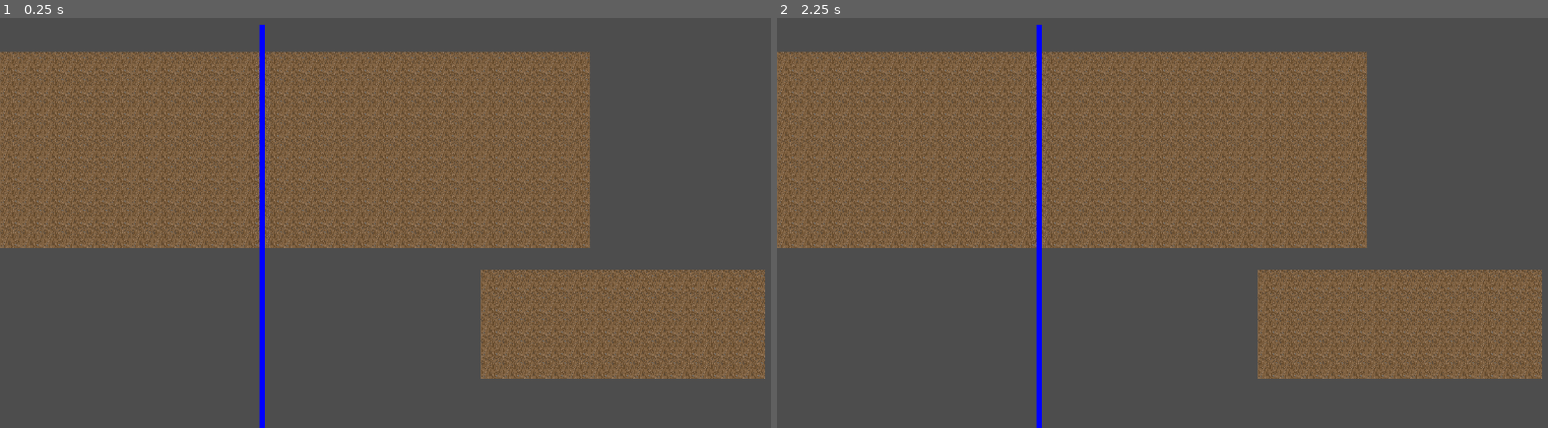
Above: before the commit, frames 1-2 (left to right).
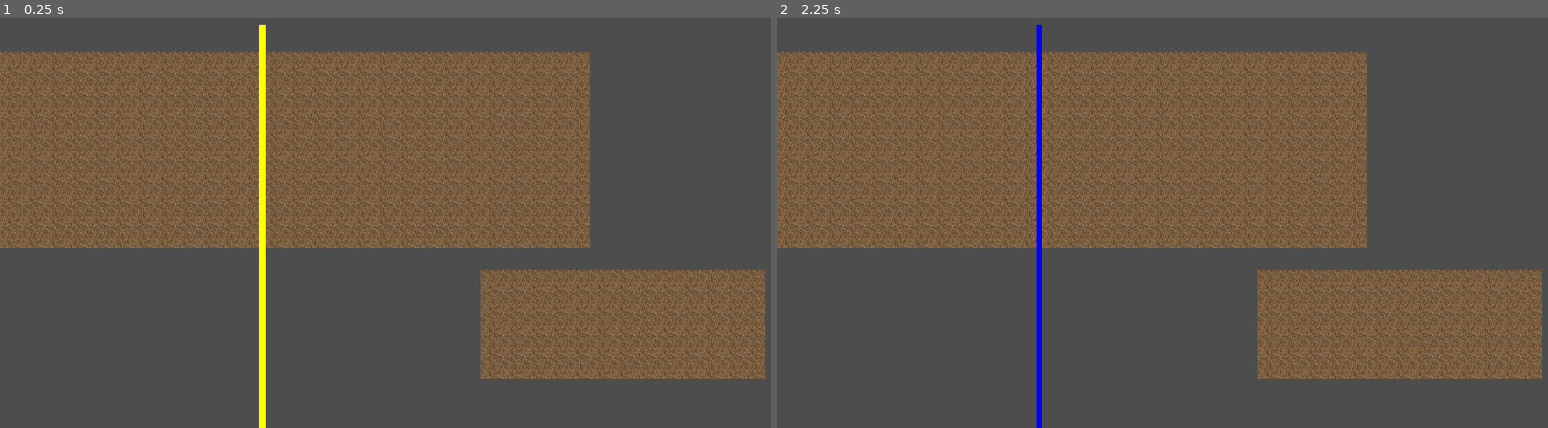
Above: after the commit, the same moments.

Repository: ProgrammingLogic/water-testing
Game: Godot game, scene res://game.tscn
Same seed, same stepped clock (60 frames per second), same inputs: the game is played once before the commit and once after it.
Inputs (mouse positions are in pixels of both pictures, inside the frame that each line leads up to):
- Up to frame 1 (0.25 s): no input
- Up to frame 2 (2.25 s): tap Enter at 0.5, 2 s; move the mouse to (1339, 186) at 0.52 s; tap Space at 1.25 s; move the mouse to (1016, 231) at 1.27 s; move the mouse to (1247, 108) at 2.02 s

The runs differ from the first frame. In frame 1, 0.9% of the frame differs, in the area x 33-35%, y 1-100%; in frame 2, nothing differs.

Commit message:
fix: begin fixing memory leak with water

Diff:
--- a/water_line.gd
+++ b/water_line.gd
@@ -39,14 +39,78 @@
 		if can_flow_down():
 			add_point_below()
 
-		elif can_flow_horizontal():
-			add_left_point()
+		#elif can_flow_horizontal():
+			#add_left_point()
+			#break
 			#add_right_point()
 
 		else:
 			break
 
-
+#region Translations -> Methods to translate the WaterLine's points.
+## Get the point's position translated to the center of the tile map
+##
+## Input:
+## - point: Vector2 -> The global position of the point to translate.
+##
+## Output
+## - translated_point: Vector2 -> The point centered on it's position in the
+##	tile map
+func translate_to_cell_center(point: Vector2) -> Vector2:
+	var tile_map = Game.tile_map
+	var tile_size = tile_map.tile_set.size
+
+	var cell_cordinates = floor(point / tile_size)
+	var cell_position = cell_cordinates * tile_size
+
+	var translated_point = cell_position + tile_size / 2
+
+	return translated_point
+
+
+## Translate the point to it's global position.
+##
+## Input:
+## - point: Vector2 -> The point to translate to it's global position.
+##
+## Ouput:
+## - translated_point: Vector2 -> The point trnaslated to it's global position
+func translate_to_global_point(point: Vector2) -> Vector2:
+	return point + water.position
+
+
+## Translate an array of points to their global position.
+##
+## Input:
+## - points: PackedVector2Array -> A list of points to translate to their
+##	global position.
+##
+## Output:
+## - translated_points: PackedVector2Array -> The list of points translated to their
+##	global positions.
+func translate_to_global_points(_points: PackedVector2Array) -> PackedVector2Array:
+	var translated_points: PackedVector2Array = []
+	var water_pos: Vector2 = water.position
+
+	for point in _points:
+		translated_points.append(point + water_pos)
+
+	return translated_points
+
+
+## Translate the point to it's local position.
+##
+## Input:
+## - point: Vector2 -> The point to translate to it's local position.
+##
+## Ouput:
+## - translated_point: Vector2 -> The point translated to it's local position
+func translate_to_local_point(point: Vector2) -> Vector2:
+	return point - water.position
+#endregion
+
+
+#region Checks for the waterline.
 func is_at_bottom() -> bool:
 	var screen_height = get_viewport_rect().size.y
 	return points[-1].y == screen_height
@@ -57,6 +121,17 @@
 
 
 func can_flow_down() -> bool:
+	#print("points")
+	#print("\twater.position: %.0v" % water.position)
+	#
+	#print("\tpoints not transformed")
+	#for point in points:
+		#print("\t\t%v" % point)
+#
+	#print("\tpoints transformed by water.position")
+	#for point in translate_to_global_points():
+		#print("\t\t%v" % point)
+
 	var result = false
 
 	var point := Vector2i(
@@ -64,6 +139,10 @@
 		points[-1].y + width * 2,
 	)
 
+	#print("\tnew_point: %v" % point)
+	#print("\tnew_point_global: %v" % translate_to_global_point(point))
+	#Game.debug_draw_line(translate_to_global_point(points[0]), translate_to_global_point(point), 10, Color.YELLOW)
+
 	if get_collisions(point):
 		return false
 
@@ -72,54 +151,35 @@
 
 func can_flow_horizontal() -> bool:
 	var result = false
-
-	print("water.position: (%d, %d)" % [water.position.x, water.position.y])
-
-	for i in points.size() - 1:
-		var point: Vector2 = points[i]
-		print("\tpoint %d position: (%d, %d)" % [i, point.x, point.y])
-
-	for i in points.size() - 1:
-		var point: Vector2 = points[i] + water.position
-		print("\tpoint %d position + water.position: (%d, %d)" % [i, point.x, point.y])
+	print("points")
+	print("\twater.position: %.0v" % water.position)
+
+	print("\tpoints not transformed")
+	for point in points:
+		print("\t\t%v" % point)
+
+	print("\tpoints transformed by water.position")
+	for point in translate_to_global_points(points):
+		print("\t\t%v" % point)
 
 	var last_point = points[-1]
-	var x_offset = last_point.x + (width * direction)
-	var new_point = Vector2(x_offset, last_point.y)
-
-	print("last point, not transformed:")
-	Game.debug_draw_line(last_point, new_point, 5.0, Color.BEIGE)
-	print("\tlast_point: (%d, %d)" % [last_point.x, last_point.y])
-	print("\tx_offset: %d" % [x_offset])
-	print("\tnew_point: (%d, %d)" % [new_point.x, new_point.y])
-
-	var last_point_water_offset = points[-1] + water.position
-	var x_offset_water_offset = last_point_water_offset.x + (width * direction)
-	var new_point_water_offset = Vector2(x_offset_water_offset, last_point_water_offset.y)
-	print("last point, transformed:")
-	Game.debug_draw_line(last_point_water_offset, new_point_water_offset, 7.0, Color.BLACK)
-	print("\tlast_point: (%d, %d)" % [last_point_water_offset.x, last_point_water_offset.y])
-	print("\tx_offset: %d" % [x_offset_water_offset])
-	print("\tnew_point_water_offset: (%d, %d)" % [new_point_water_offset.x, new_point_water_offset.y])
-
-	#var t_last_point = points[-1] * global_transform * -1
-	#var t_x_offset = last_point.x + (width * direction)
-	#var t_new_point = Vector2(t_x_offset, t_last_point.y)
-	#
-	#Game.debug_draw_line(t_last_point, t_new_point, 10.0, Color.GREEN)
-	#
-	#print("global transform: (%d, %d)" % [global_transform.x, global_transform.y])
-	#print("t_last_point: (%d, %d)" % [t_last_point.x, t_last_point.y])
-	#print("t_x_offset: %d" % [t_x_offset])
-	#print("t_new_point: (%d, %d)" % [t_new_point.x, t_new_point.y])
+	var x_offset = last_point.x - 8
+	var new_point = Vector2(last_point.x + x_offset, last_point.y)
+	Game.debug_draw_line(translate_to_global_point(last_point), translate_to_global_point(new_point), 5.0, Color.YELLOW)
+	print("\tlast point, not transformed:")
+	print("\t\tlast_point: %v" % last_point)
+	print("\t\tx_offset: %d" % x_offset)
+	print("\t\tnew_point: %v" % new_point)
 
 
 	if get_collisions(new_point):
 		return false
 
 	return true
-
-
+#endregion
+
+
+#region Add points to the water line.
 func add_left_point():
 	var current_point = points[-1]
 	# Don't return Vector2 until we find a point we can go down at,
@@ -138,6 +198,7 @@
 
 	add_point(left_point)
 
+
 func add_right_point():
 	var current_point = points[-1]
 	var right_point = get_right_point()
@@ -157,18 +218,16 @@
 
 
 func add_point_below() -> void:
-	var collision = get_collisions_below()
+	var collision: Vector2 = get_collisions_below()
 
 	if not collision:
+		print("nothing below")
 		add_point(get_bottom_point())
 		return
 
-	var point := Vector2(
-		collision["position"].x,
-		collision["position"].y - margin,
-	)
-
-	add_point(point)
+	print("something below")
+
+	add_point(collision)
 
 
 func add_point_horizontal():
@@ -185,14 +244,13 @@
 		points.append(point)
 		return
 
-	point = Vector2(
-		collision["position"].x - (margin * direction),
-		collision["position"].y - margin,
-	)
+	point = collision
 
 	add_point(point)
-
-
+#endregion
+
+
+#region Get Points -> Methods to get certain important points on the WaterLine.
 func get_bottom_point() -> Vector2:
 	var screen_height = get_viewport_rect().size.y
 	return Vector2(points[-1].x, screen_height)
@@ -244,21 +302,33 @@
 	return Vector2.ZERO
 
 
-func get_collisions(point: Vector2) -> Dictionary:
-	var result = {}
-
+func get_collisions(point: Vector2) -> Vector2:
+	Game.debug_draw_line(translate_to_global_point(points[-1]), translate_to_global_point(point), 2, Color.YELLOW)
+
+	#var query = PhysicsRayQueryParameters2D.create(
+		#points[-1],
+		#point,
+		#collision_layers,
+	#)
 	var space_state = get_world_2d().direct_space_state
 	var query = PhysicsRayQueryParameters2D.create(
-		points[-1],
-		point,
+		translate_to_global_point(points[-1]),
+		translate_to_global_point(point),
 		collision_layers,
 	)
-
-	result = space_state.intersect_ray(query)
-	return result
-
-
-func get_collisions_below() -> Dictionary:
+	var collision = space_state.intersect_ray(query)
+
+	if collision.is_empty():
+		return Vector2.ZERO
+
+	Game.debug_draw_line(translate_to_global_point(points[-1]), translate_to_global_point(point), 5, Color.RED)
+
+	var global_collision_point = collision["position"]
+	var local_collision_point = translate_to_local_point(global_collision_point)
+	return local_collision_point
+
+
+func get_collisions_below() -> Vector2:
 	var result = {}
 
 	var screen_height = get_viewport_rect().size.y
@@ -266,3 +336,4 @@
 	result = get_collisions(bottom_point)
 
 	return result
+#endregion
